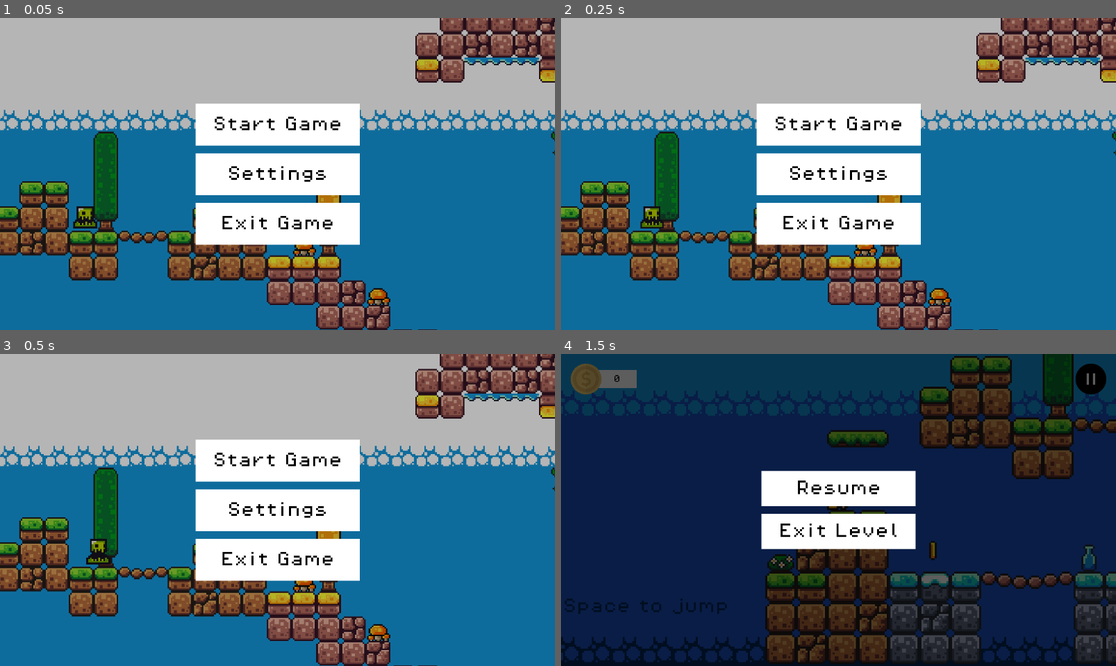
Above: before the commit, frames 1-4 (two rows, left to right).
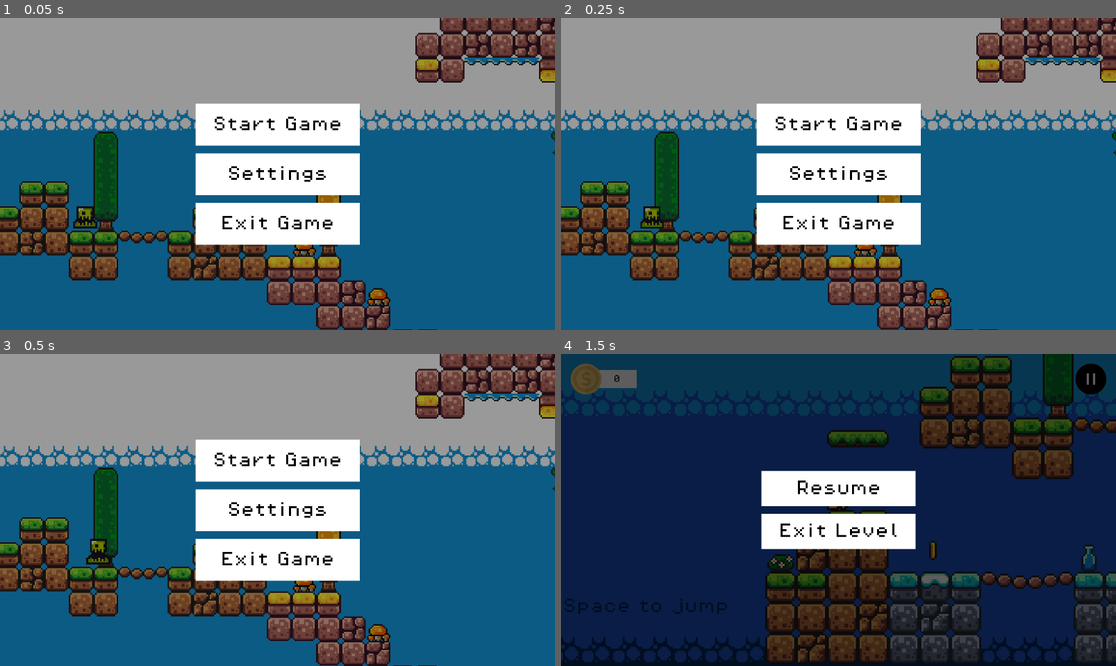
Above: after the commit, the same moments.

Repository: ImadSaddik/FirstGodotGame
Game: Godot game, scene res://scenes/start_screen_ui.tscn
Two runs of this game, one before a commit and one after it. Both use one fixed random seed, a clock stepped at 60 frames per second and the inputs below.
Inputs (mouse positions are in pixels of both pictures, inside the frame that each line leads up to):
- Up to frame 1 (0.05 s): no input
- Up to frame 2 (0.25 s): no input
- Up to frame 3 (0.5 s): no input
- Up to frame 4 (1.5 s): click "Start Game" at 0.5 s; click (1088, 378) at 1.25 s

The runs differ from the first frame. In frame 1, 30% of the frame differs, in the area x 0-100%, y 0-100%; in frame 2, 30%; in frame 3, 30%; in frame 4, nothing differs.

Commit message:
Modified the color of the panel

Diff:
--- a/scenes/start_screen_ui.tscn
+++ b/scenes/start_screen_ui.tscn
@@ -6,7 +6,7 @@
 [ext_resource type="PackedScene" uid="uid://bfnranlc8tjgx" path="res://scenes/slime.tscn" id="3_4saye"]
 
 [sub_resource type="StyleBoxFlat" id="StyleBoxFlat_ggd0a"]
-bg_color = Color(0, 0, 0, 0.290196)
+bg_color = Color(0, 0, 0, 0.4)
 
 [sub_resource type="StyleBoxEmpty" id="StyleBoxEmpty_1dfyc"]
 
